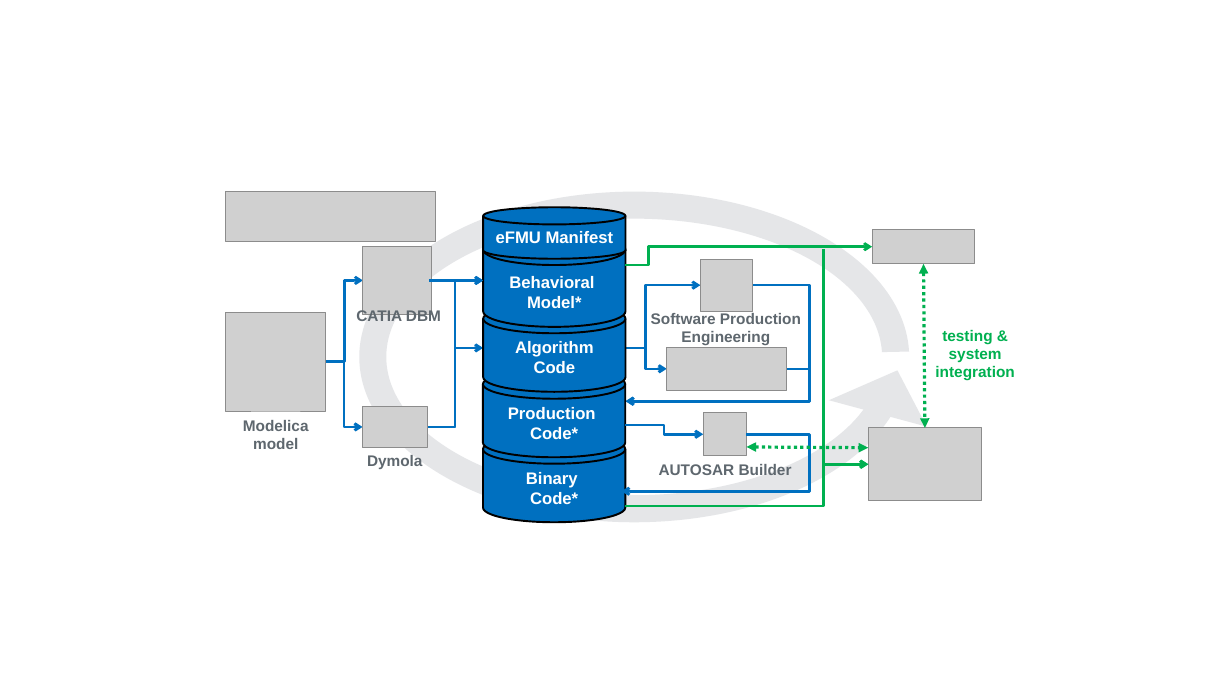
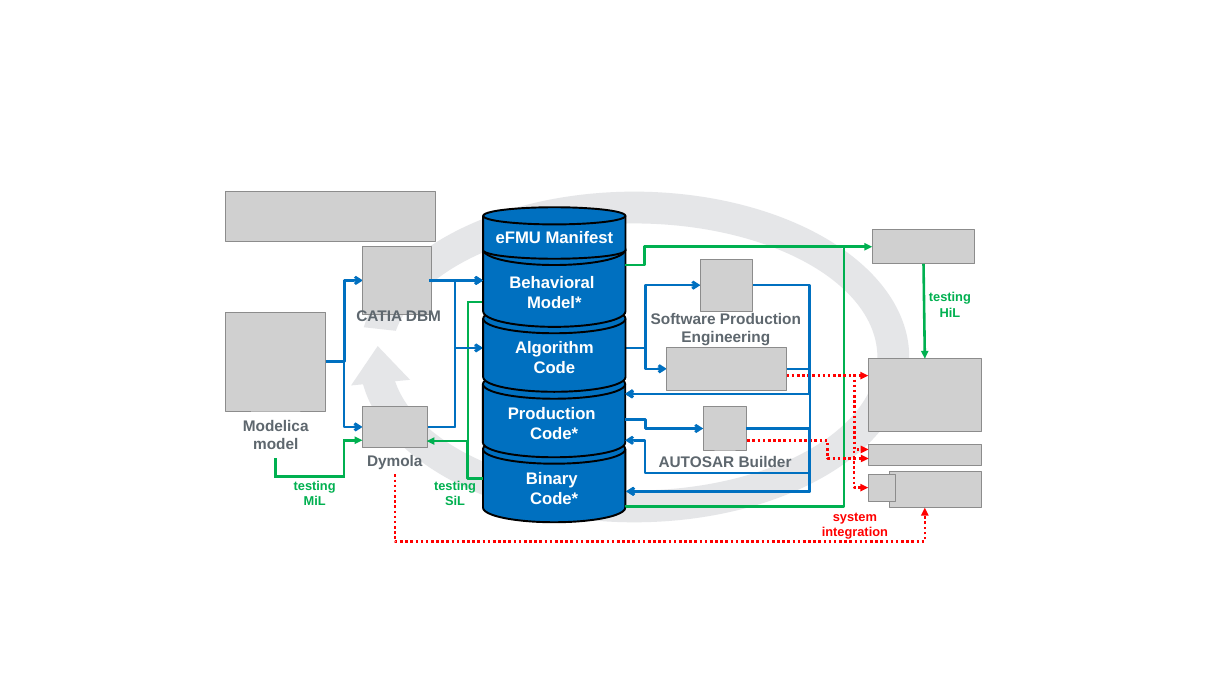
Before and after one commit to modelica/efmi-standard.org, a slide deck: slide 1 of static/media/tools/eFMI-tools.pptx. Drawn at 1232x693 pixels with LibreOffice and Linux fonts; fonts in the diff are those of the drawing; grey boxes stand for pictures. Boxes give left, top, right and bottom in pixels: in the first picture for what was removed or moved away, otherwise in the second. Text is boxed around its words. In the diff, an @@ line names an element or a change of style, - is before the commit and + after.

```diff
--- a/static/media/tools/eFMI-tools.pptx
+++ b/static/media/tools/eFMI-tools.pptx
@@ arch (boxed as its full ring) at [360, 191, 909, 522]: proportions changed; rotation 0 to 180 degrees @@
@@ elbow arrow (625, 265) - (872, 247): arrowheads changed; route changed @@
@@ elbow arrow moved from (626, 506) - (869, 464) to (627, 506) - (845, 246) @@
@@ elbow arrow (627, 506) - (845, 246): elbow arrow to elbow line @@
@@ elbow arrow removed from (823, 249) to (869, 464) @@
@@ double arrow moved from (924, 264) - (925, 428) to (924, 264) - (925, 359) @@
@@ double arrow (924, 264) - (925, 359): double arrow to arrow; stroke #00B050 2.5 pt dashed to #00B050 2 pt @@
@@ elbow arrow moved from (753, 286) - (626, 401) to (753, 286) - (625, 394) @@
@@ text at [929, 291, 971, 317]: text changed; size 12 to 10 pt @@
-testing &
-system integration
+testing
+HiL
@@ elbow line added from (484, 301) to (468, 441), #00B050 2 pt @@
@@ triangle at [348, 344, 410, 386]: proportions changed; rotation 15 to 354 degrees @@
@@ picture: place and size @@
-picture at [869, 428, 982, 501]
+picture at [869, 359, 982, 432]
@@ elbow arrow moved from (787, 369) - (626, 401) to (787, 369) - (625, 394) @@
@@ arrow added from (787, 376) to (869, 376), #FF0000 2 pt dashed @@
@@ elbow arrow added from (855, 374) to (869, 449), #FF0000 2 pt dashed @@
@@ elbow arrow added from (810, 394) to (627, 492), #0070C0 2 pt @@
@@ picture: place and size @@
-picture at [703, 413, 747, 457]
+picture at [703, 407, 747, 450]
@@ elbow arrow added from (275, 458) to (362, 441), #00B050 2 pt @@
@@ elbow arrow added from (483, 479) to (427, 441), #00B050 2 pt @@
@@ elbow arrow moved from (625, 425) - (703, 434) to (625, 420) - (703, 429) @@
@@ elbow arrow moved from (747, 434) - (622, 492) to (747, 429) - (626, 441) @@
@@ elbow arrow added from (747, 429) to (627, 492), #0070C0 2 pt @@
@@ double arrow removed from (747, 447) to (869, 448) @@
@@ elbow arrow added from (748, 441) to (869, 458), #FF0000 2 pt dashed @@
@@ picture added at [869, 445, 982, 466] @@
@@ elbow arrow added from (395, 474) to (925, 508), #FF0000 2 pt dashed @@
@@ text "AUTOSAR Builder": place and size @@
-text "AUTOSAR Builder" at [659, 464, 792, 475]
+text "AUTOSAR Builder" at [659, 456, 792, 467]
@@ elbow arrow added from (854, 451) to (869, 488), #FF0000 2 pt dashed @@
@@ picture added at [869, 475, 896, 502] @@
@@ picture added at [890, 471, 982, 507] @@
@@ text added at [294, 480, 336, 505], 10 pt, text #00B050, bold @@
+testing
+MiL
@@ text added at [434, 480, 476, 505], 10 pt, text #00B050, bold @@
+testing
+SiL
@@ text added at [822, 512, 888, 539], 10 pt, text #FF0000, bold @@
+system integration
```
Also in this commit, not shown: 1 other file.
